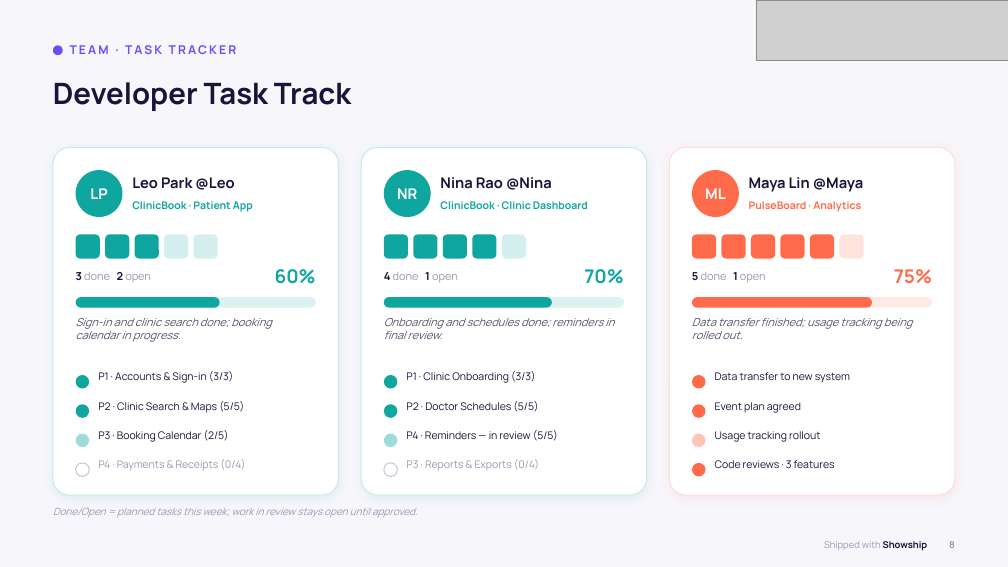
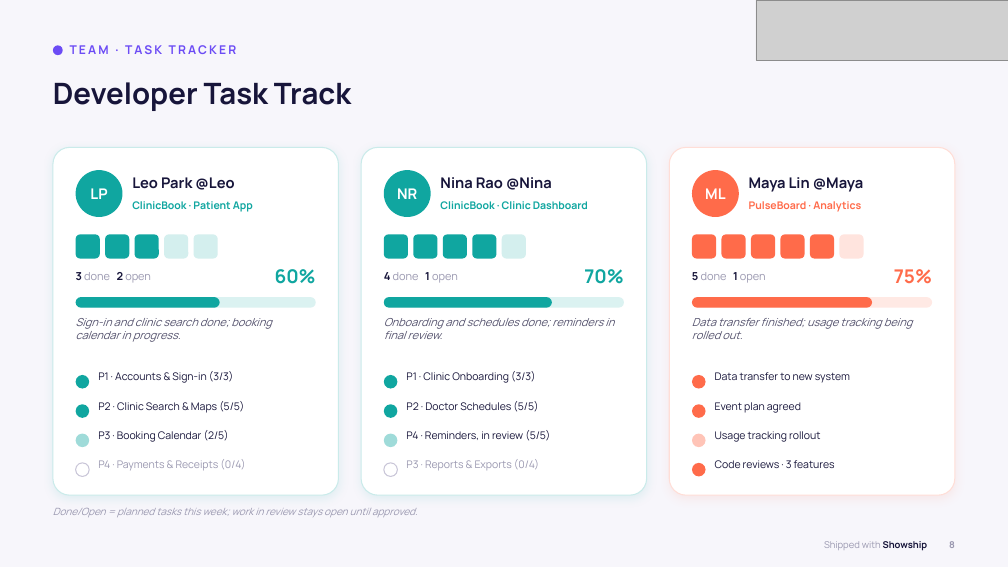
Before and after one commit to Soe-Moe/showship, a slide deck: slide 8 of docs/example-deck-showship.pptx. Drawn at 1008x567 pixels with LibreOffice and Linux fonts; fonts in the diff are those of the drawing; grey boxes stand for pictures; background and template pictures are left out. Boxes give left, top, right and bottom in pixels: in the first picture for what was removed or moved away, otherwise in the second. Text is boxed around its words. In the diff, an @@ line names an element or a change of style, - is before the commit and + after.

```diff
--- a/docs/example-deck-showship.pptx
+++ b/docs/example-deck-showship.pptx
@@ text at (406,430,550,441): text changed @@
-P4 · Reminders — in review (5/5)
+P4 · Reminders, in review (5/5)
```
Also in this commit, not shown: 15 other files.
